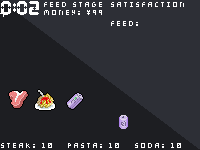
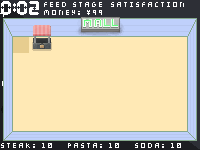
Layered file, before and after one edit (200x150). Changes by layer:
added group "mall" with 25 layers above "Layer Group #3" over [3, 17, 197, 141]
added group "vendor" with 7 layers in group "mall" over [32, 25, 52, 51]
added layer "glaze #3" in group "vendor" over [33, 25, 51, 49]
added layer "font" in group "vendor" over [33, 25, 51, 49]
added layer "back" in group "vendor" over [35, 38, 48, 43]
added layer "shadow #1" (17%) in group "vendor" over [32, 42, 52, 51]
added group "sign #1" with 3 layers in group "mall" over [75, 17, 125, 36]
added layer "glaze #1" in group "sign #1" over [81, 17, 120, 33]
added layer "sign" in group "sign #1" over [81, 17, 120, 32]
added layer "glaze #2" in group "sign #1" over [75, 19, 125, 36]
added group "bg" with 2 layers in group "mall" over [3, 18, 197, 141]
added layer "mall #1" in group "bg" over [3, 18, 197, 141]
added layer "glaze" in group "Layer Group #3" over [5, 91, 31, 111]
added layer "box" in group "Layer Group #3" over [2, 80, 31, 111]
added group "Layer Group #4" with 2 layers in group "Layer Group #3" over [1, 17, 184, 141]
renamed "eye #9" to "sprite", moved it into group "Layer Group #4", painted on it over [1, 17, 184, 141]
renamed "eye #10" to "shadow", moved it into group "Layer Group #4" over [8, 89, 84, 111]
added layer "box back" in group "Layer Group #3" over [1, 87, 35, 114]
